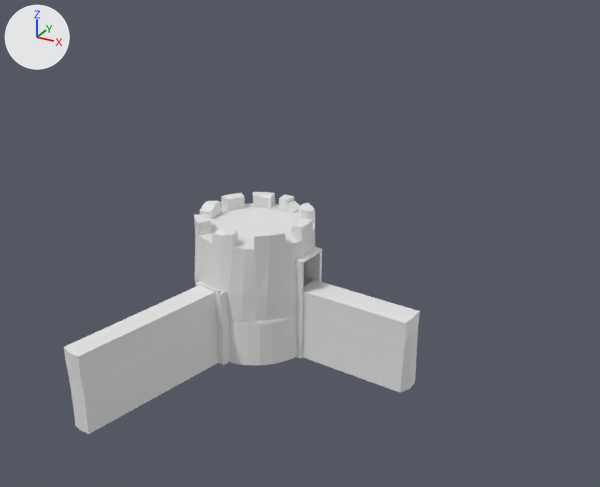
One commit to the Blender file untitled.blend: the scene before it, then after it.
Camera for both pictures: a 50 mm camera at (73.9, -114.9, 78.3) aimed at (20.8, -18.5, 30.1). Arrows for +X, +Y and +Z are at upper left; the lights stay in place. Materials are left out; every surface is plain grey.
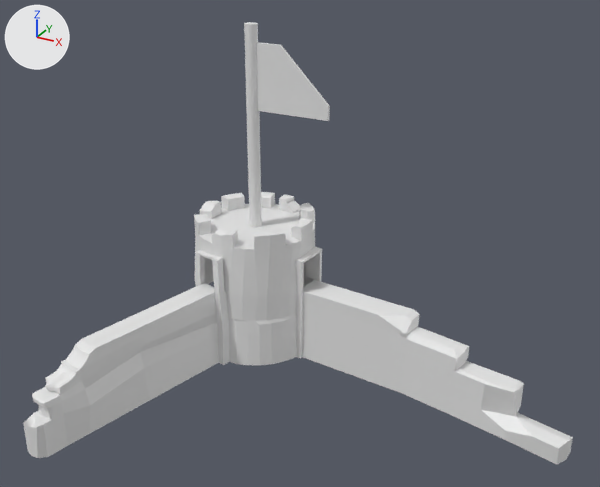
Where the change shows, as pixel boxes [x1, y1, x2, y2] in the pictures (600 x 487 px):
'Cylinder', reshaped: before [64, 192, 420, 434]; after [23, 192, 414, 458]
'Cylinder.001', added: after [302, 292, 573, 464]
'Cylinder.003', added: after [256, 42, 330, 121]
'Cylinder.002', added: after [244, 22, 262, 227]
part 1 of me_cylinder, built on: before [64, 284, 420, 434]; after [23, 250, 414, 458]

Edits to the bpy script that builds the scene:
```text
Change me_cylinder:
    used by ob_cylinder; location = (1.3, 0.6, 4.0); scale = (10.6, 10.6, 4.09)
    remove me_cylinder.from_pydata(...)  # 543 vertices, 496 faces; spans x -1.06..3.0, y -3.6..1.01, z -1.11..5.03
    add me_cylinder.from_pydata(...)  # 916 vertices, 822 faces; spans x -1.17..5.55, y -4.37..1.01, z -1.12..5.03
    me_cylinder part 1: 15 vertices moved from x -0.69..2.96, y -3.59..-0.3, z -1.0..2.53 to x -0.71..2.86, y -3.58..-0.29, z -1.0..2.4; 19 vertices removed from x -1.05..3.0, y -3.6..0.15, z -1.06..2.53; 392 vertices added at x -1.17..5.55, y -4.37..1.0, z -1.12..3.97
Add me_cylinder_004:
    me_cylinder_004.from_pydata(...)  # 10 vertices, 6 faces; spans x -0.61..12.87, y -0.21..0.33, z 19.24..30.26
Add me_cylinder_003:
    me_cylinder_003.from_pydata(...)  # 100 vertices, 67 faces; spans x -1.0..1.0, y -1.0..1.0, z -1.0..31.7
Add me_cylinder_002:
    me_cylinder_002.from_pydata(...)  # 87 vertices, 56 faces; spans x 1.03..5.55, y -1.05..0.18, z -1.1..2.3
Add ob_cylinder_003:
    ob_cylinder_003 = bpy.data.objects.new('Cylinder.003', me_cylinder_004)
    ob_cylinder_003.location = (2.7, 0.4, 23.7)
    ob_cylinder_003.scale = (1.01, 1.01, 1.01)
Add ob_cylinder_002:
    ob_cylinder_002 = bpy.data.objects.new('Cylinder.002', me_cylinder_003)
    ob_cylinder_002.location = (1.5, 0.4, 22.9)
    ob_cylinder_002.scale = (1.08, 1.08, 1.08)
Add ob_cylinder_001:
    ob_cylinder_001 = bpy.data.objects.new('Cylinder.001', me_cylinder_002)
    ob_cylinder_001.location = (1.3, 0.6, 4.0)
    ob_cylinder_001.scale = (10.6, 10.6, 4.09)
```
